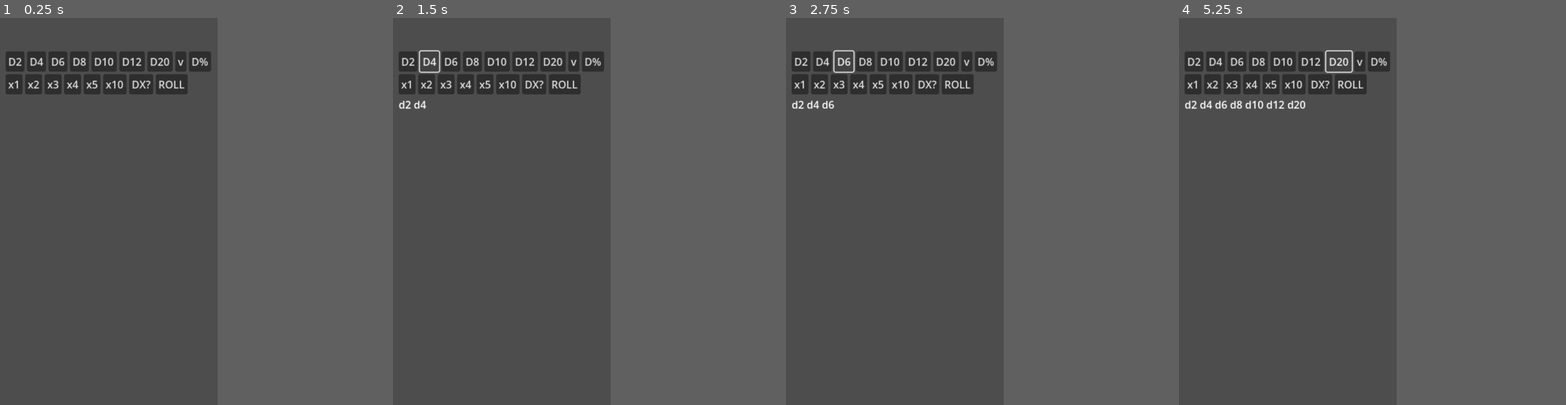
Above: before the commit, frames 1-4 (left to right).
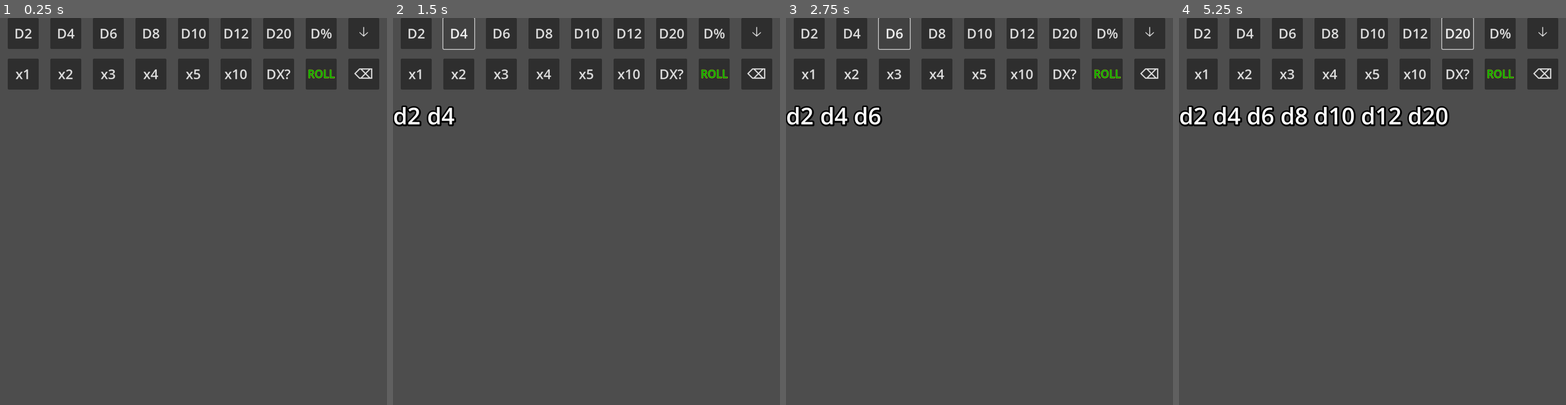
Above: after the commit, the same moments.

Repository: FromAriel/Experiments
Game: Godot game, scene res://main.tscn
The game is run twice, just before and just after one commit, with the same random seed, the same clock (stepped at 60 frames per second) and the same inputs.
Inputs:
- Up to frame 1 (0.25 s): no input
- Up to frame 2 (1.5 s): click "D2" at 0.5 s; click "D4" at 1.25 s
- Up to frame 3 (2.75 s): click "D6" at 2 s
- Up to frame 4 (5.25 s): click "D8" at 2.75 s; click "D10" at 3.5 s; click "D12" at 4.25 s; click "D20" at 5 s
The window is 450x800 before the commit and 800x800 after it. Grey fills any space a smaller window leaves; there, only what the larger window draws over its background counts as a difference.

The runs differ from the first frame. In frame 1, 11% of the frame differs, in the area x 1-98%, y 0-20%; in frame 2, 12%; in frame 3, 12%; in frame 4, 14%, in the area x 0-98%, y 0-28%.

Commit message:
overhaul and adjust layout.

Diff:
--- a/LIVEdie/main.tscn
+++ b/LIVEdie/main.tscn
@@ -3,19 +3,17 @@
 [ext_resource type="PackedScene" uid="uid://qrollbar01" path="res://scenes/quick_roll_bar.tscn" id="1"]
 
 [node name="Main" type="Control"]
+custom_minimum_size = Vector2(200, 200)
 layout_mode = 3
 anchors_preset = 15
 anchor_right = 1.0
 anchor_bottom = 1.0
 grow_horizontal = 2
 grow_vertical = 2
+size_flags_horizontal = 3
+size_flags_vertical = 3
 
 [node name="QuickRollBar" parent="." instance=ExtResource("1")]
+custom_minimum_size = Vector2(1080, 125)
 layout_mode = 1
-offset_left = 28.0
-offset_top = 166.0
-offset_right = -736.0
-offset_bottom = -1661.0
-grow_horizontal = 2
-grow_vertical = 2
-scale = Vector2(3.225, 3.225)
+offset_bottom = -1778.0
--- a/LIVEdie/project.godot
+++ b/LIVEdie/project.godot
@@ -17,10 +17,8 @@
 
 [display]
 
-window/size/viewport_width=1080
-window/size/viewport_height=1920
-window/size/mode=2
-window/size/initial_position_type=0
+window/size/viewport_width=1000
+window/size/viewport_height=1000
 window/stretch/mode="viewport"
 window/stretch/aspect="keep_width"
 window/handheld/orientation=1
--- a/LIVEdie/scenes/quick_roll_bar.tscn
+++ b/LIVEdie/scenes/quick_roll_bar.tscn
@@ -3,122 +3,216 @@
 [ext_resource type="Script" uid="uid://owkgt6c75kui" path="res://scripts/quick_roll_bar.gd" id="1"]
 [ext_resource type="PackedScene" uid="uid://c4jfdeyqiow6v" path="res://scenes/dial_spinner.tscn" id="2"]
 
-[node name="QuickRollBar" type="VBoxContainer"]
-anchors_preset = 15
+[node name="CanvasLayer" type="CanvasLayer"]
+
+[node name="QuickRollBar" type="VBoxContainer" parent="."]
+anchors_preset = 10
 anchor_right = 1.0
-anchor_bottom = 1.0
+offset_bottom = 293.0
+grow_horizontal = 2
 size_flags_horizontal = 3
+theme_override_constants/separation = 25
+alignment = 1
+script = ExtResource("1")
+
+[node name="StandardRow" type="HBoxContainer" parent="QuickRollBar"]
+custom_minimum_size = Vector2(80, 80)
+layout_mode = 2
 size_flags_vertical = 3
-script = ExtResource("1")
-
-[node name="StandardRow" type="HBoxContainer" parent="."]
+theme_override_constants/separation = 30
+alignment = 1
+
+[node name="Die2" type="Button" parent="QuickRollBar/StandardRow"]
+custom_minimum_size = Vector2(80, 0)
+layout_mode = 2
+theme_override_font_sizes/font_size = 35
+text = "D2"
+
+[node name="Die4" type="Button" parent="QuickRollBar/StandardRow"]
+custom_minimum_size = Vector2(80, 0)
+layout_mode = 2
+theme_override_font_sizes/font_size = 35
+text = "D4"
+
+[node name="Die6" type="Button" parent="QuickRollBar/StandardRow"]
+custom_minimum_size = Vector2(80, 0)
+layout_mode = 2
+theme_override_font_sizes/font_size = 35
+text = "D6"
+
+[node name="Die8" type="Button" parent="QuickRollBar/StandardRow"]
+custom_minimum_size = Vector2(80, 0)
+layout_mode = 2
+theme_override_font_sizes/font_size = 35
+text = "D8"
+
+[node name="Die10" type="Button" parent="QuickRollBar/StandardRow"]
+custom_minimum_size = Vector2(80, 0)
+layout_mode = 2
+theme_override_font_sizes/font_size = 35
+text = "D10"
+
+[node name="Die12" type="Button" parent="QuickRollBar/StandardRow"]
+custom_minimum_size = Vector2(80, 0)
+layout_mode = 2
+theme_override_font_sizes/font_size = 35
+text = "D12"
+
+[node name="Die20" type="Button" parent="QuickRollBar/StandardRow"]
+custom_minimum_size = Vector2(80, 0)
+layout_mode = 2
+theme_override_font_sizes/font_size = 35
+text = "D20"
+
+[node name="Die100" type="Button" parent="QuickRollBar/StandardRow"]
+custom_minimum_size = Vector2(80, 0)
+layout_mode = 2
+theme_override_font_sizes/font_size = 35
+text = "D%"
+
+[node name="AdvancedToggle" type="Button" parent="QuickRollBar/StandardRow"]
+custom_minimum_size = Vector2(80, 0)
+layout_mode = 2
+theme_override_font_sizes/font_size = 35
+text = "🡣"
+
+[node name="AdvancedRow" type="HBoxContainer" parent="QuickRollBar"]
+visible = false
+custom_minimum_size = Vector2(80, 80)
+layout_mode = 2
+size_flags_vertical = 3
+theme_override_constants/separation = 30
+alignment = 1
+
+[node name="Die13" type="Button" parent="QuickRollBar/AdvancedRow"]
+custom_minimum_size = Vector2(80, 0)
+layout_mode = 2
+theme_override_font_sizes/font_size = 35
+text = "D13"
+
+[node name="Die16" type="Button" parent="QuickRollBar/AdvancedRow"]
+custom_minimum_size = Vector2(80, 0)
+layout_mode = 2
+theme_override_font_sizes/font_size = 35
+text = "D16"
+
+[node name="Die24" type="Button" parent="QuickRollBar/AdvancedRow"]
+custom_minimum_size = Vector2(80, 0)
+layout_mode = 2
+theme_override_font_sizes/font_size = 35
+text = "D24"
+
+[node name="Die30" type="Button" parent="QuickRollBar/AdvancedRow"]
+custom_minimum_size = Vector2(80, 0)
+layout_mode = 2
+theme_override_font_sizes/font_size = 35
+text = "D30"
+
+[node name="Die32" type="Button" parent="QuickRollBar/AdvancedRow"]
+custom_minimum_size = Vector2(80, 0)
+layout_mode = 2
+theme_override_font_sizes/font_size = 35
+text = "D32"
+
+[node name="Die36" type="Button" parent="QuickRollBar/AdvancedRow"]
+custom_minimum_size = Vector2(80, 0)
+layout_mode = 2
+theme_override_font_sizes/font_size = 35
+text = "D36"
+
+[node name="Die50" type="Button" parent="QuickRollBar/AdvancedRow"]
+custom_minimum_size = Vector2(80, 0)
+layout_mode = 2
+theme_override_font_sizes/font_size = 35
+text = "D50"
+
+[node name="Die60" type="Button" parent="QuickRollBar/AdvancedRow"]
+custom_minimum_size = Vector2(80, 0)
+layout_mode = 2
+theme_override_font_sizes/font_size = 35
+text = "D60"
+
+[node name="Die75" type="Button" parent="QuickRollBar/AdvancedRow"]
+custom_minimum_size = Vector2(80, 0)
+layout_mode = 2
+theme_override_font_sizes/font_size = 35
+text = "D75"
+
+[node name="RepeaterRow" type="HBoxContainer" parent="QuickRollBar"]
 layout_mode = 2
 size_flags_horizontal = 3
-
-[node name="Die2" type="Button" parent="StandardRow"]
-layout_mode = 2
-text = "D2"
-
-[node name="Die4" type="Button" parent="StandardRow"]
-layout_mode = 2
-text = "D4"
-
-[node name="Die6" type="Button" parent="StandardRow"]
-layout_mode = 2
-text = "D6"
-
-[node name="Die8" type="Button" parent="StandardRow"]
-layout_mode = 2
-text = "D8"
-
-[node name="Die10" type="Button" parent="StandardRow"]
-layout_mode = 2
-text = "D10"
-
-[node name="Die12" type="Button" parent="StandardRow"]
-layout_mode = 2
-text = "D12"
-
-[node name="Die20" type="Button" parent="StandardRow"]
-layout_mode = 2
-text = "D20"
-
-[node name="AdvancedToggle" type="Button" parent="StandardRow"]
-layout_mode = 2
-text = "v"
-
-[node name="Die100" type="Button" parent="StandardRow"]
-layout_mode = 2
-text = "D%"
-
-[node name="AdvancedRow" type="HBoxContainer" parent="."]
-visible = false
-layout_mode = 2
-size_flags_horizontal = 3
-
-[node name="Die13" type="Button" parent="AdvancedRow"]
-layout_mode = 2
-text = "D13"
-
-[node name="Die16" type="Button" parent="AdvancedRow"]
-layout_mode = 2
-text = "D16"
-
-[node name="Die24" type="Button" parent="AdvancedRow"]
-layout_mode = 2
-text = "D24"
-
-[node name="Die30" type="Button" parent="AdvancedRow"]
-layout_mode = 2
-text = "D30"
-
-[node name="Die60" type="Button" parent="AdvancedRow"]
-layout_mode = 2
-text = "D60"
-
-[node name="RepeaterRow" type="HBoxContainer" parent="."]
-layout_mode = 2
-size_flags_horizontal = 3
-
-[node name="X1" type="Button" parent="RepeaterRow"]
-layout_mode = 2
+theme_override_constants/separation = 30
+alignment = 1
+
+[node name="X1" type="Button" parent="QuickRollBar/RepeaterRow"]
+custom_minimum_size = Vector2(80, 80)
+layout_mode = 2
+theme_override_font_sizes/font_size = 35
 text = "x1"
 
-[node name="X2" type="Button" parent="RepeaterRow"]
-layout_mode = 2
+[node name="X2" type="Button" parent="QuickRollBar/RepeaterRow"]
+custom_minimum_size = Vector2(80, 80)
+layout_mode = 2
+theme_override_font_sizes/font_size = 35
 text = "x2"
 
-[node name="X3" type="Button" parent="RepeaterRow"]
-layout_mode = 2
+[node name="X3" type="Button" parent="QuickRollBar/RepeaterRow"]
+custom_minimum_size = Vector2(80, 80)
+layout_mode = 2
+theme_override_font_sizes/font_size = 35
 text = "x3"
 
-[node name="X4" type="Button" parent="RepeaterRow"]
-layout_mode = 2
+[node name="X4" type="Button" parent="QuickRollBar/RepeaterRow"]
+custom_minimum_size = Vector2(80, 80)
+layout_mode = 2
+theme_override_font_sizes/font_size = 35
 text = "x4"
 
-[node name="X5" type="Button" parent="RepeaterRow"]
-layout_mode = 2
+[node name="X5" type="Button" parent="QuickRollBar/RepeaterRow"]
+custom_minimum_size = Vector2(80, 80)
+layout_mode = 2
+theme_override_font_sizes/font_size = 35
 text = "x5"
 
-[node name="X10" type="Button" parent="RepeaterRow"]
-layout_mode = 2
+[node name="X10" type="Button" parent="QuickRollBar/RepeaterRow"]
+custom_minimum_size = Vector2(80, 80)
+layout_mode = 2
+theme_override_font_sizes/font_size = 35
 text = "x10"
 
-[node name="DieX" type="Button" parent="RepeaterRow"]
-layout_mode = 2
+[node name="DieX" type="Button" parent="QuickRollBar/RepeaterRow"]
+custom_minimum_size = Vector2(80, 80)
+layout_mode = 2
+theme_override_font_sizes/font_size = 35
 text = "DX?"
 
-[node name="RollButton" type="Button" parent="RepeaterRow"]
-layout_mode = 2
+[node name="RollButton" type="Button" parent="QuickRollBar/RepeaterRow"]
+custom_minimum_size = Vector2(80, 0)
+layout_mode = 2
+theme_override_colors/font_hover_color = Color(0.0890445, 1, 0.540638, 1)
+theme_override_colors/font_outline_color = Color(1, 1, 0, 1)
+theme_override_colors/font_color = Color(0, 0.682353, 0, 1)
+theme_override_constants/outline_size = 2
+theme_override_font_sizes/font_size = 28
 text = "ROLL"
 
-[node name="QueueLabel" type="Label" parent="."]
-layout_mode = 2
-
-[node name="PreviewDialog" type="AcceptDialog" parent="."]
-
-[node name="DialSpinner" parent="." instance=ExtResource("2")]
-
-[node name="LongPressTimer" type="Timer" parent="."]
+[node name="DieX2" type="Button" parent="QuickRollBar/RepeaterRow"]
+custom_minimum_size = Vector2(80, 80)
+layout_mode = 2
+theme_override_font_sizes/font_size = 35
+text = "⌫"
+
+[node name="QueueLabel" type="Label" parent="QuickRollBar"]
+layout_mode = 2
+theme_override_colors/font_shadow_color = Color(0, 0, 0, 1)
+theme_override_constants/outline_size = 15
+theme_override_constants/shadow_outline_size = 15
+theme_override_font_sizes/font_size = 60
+
+[node name="PreviewDialog" type="AcceptDialog" parent="QuickRollBar"]
+
+[node name="DialSpinner" parent="QuickRollBar" instance=ExtResource("2")]
+
+[node name="LongPressTimer" type="Timer" parent="QuickRollBar"]
 wait_time = 0.5
 one_shot = true
